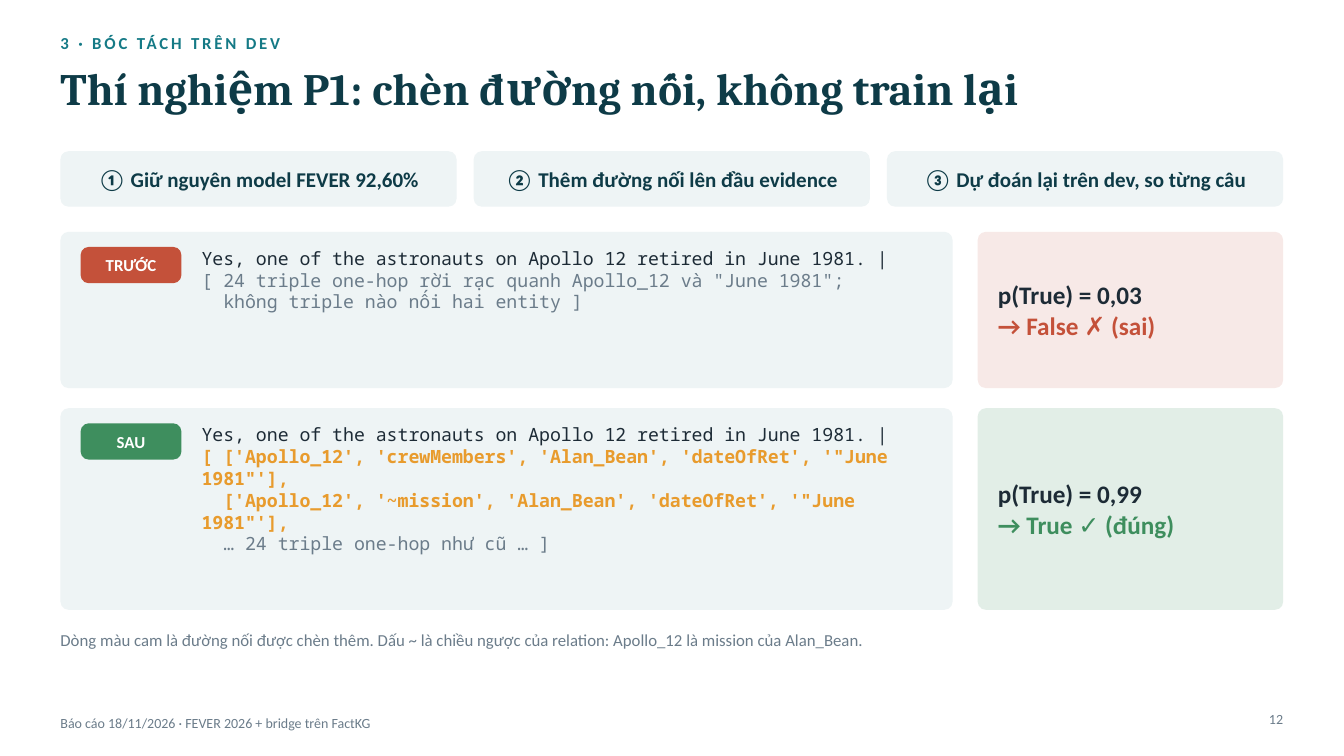
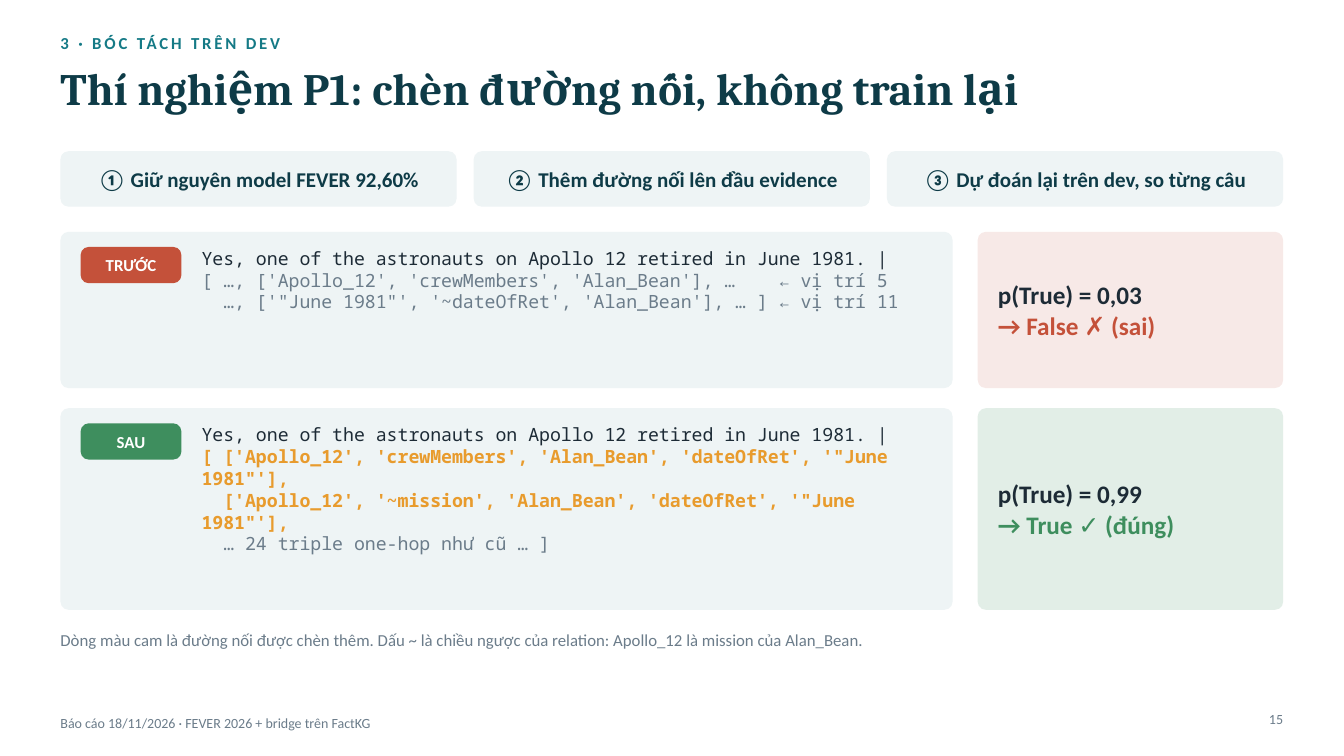
Before and after one commit to duyanhle17/FactKG, a slide deck: slide 15 of ý tưởng + thực nghiệm/báo cáo 18_11 - slide.pptx (slide 12 before the commit). Drawn at 1344x756 pixels with LibreOffice and Linux fonts; fonts in the diff are those of the drawing. Boxes give left, top, right and bottom in pixels: in the first picture for what was removed or moved away, otherwise in the second. Text is boxed around its words. In the diff, an @@ line names an element or a change of style, - is before the commit and + after.

```diff
--- a/ý tưởng + thực nghiệm/báo cáo 18_11 - slide.pptx
+++ b/ý tưởng + thực nghiệm/báo cáo 18_11 - slide.pptx
@@ text at (256, 273, 899, 311): text changed @@
-[ 24 triple one-hop rời rạc quanh Apollo_12 và "June 1981";
-không triple nào nối hai entity ]
+[ …, ['Apollo_12', 'crewMembers', 'Alan_Bean'], … ← vị trí 5
+…, ['"June 1981"', '~dateOfRet', 'Alan_Bean'], … ] ← vị trí 11
@@ page number at (1269, 715, 1283, 724): text changed @@
-12
+15
```
Also in this commit, not shown: 7 other slides changed, 3 slides added, 1 other file.
